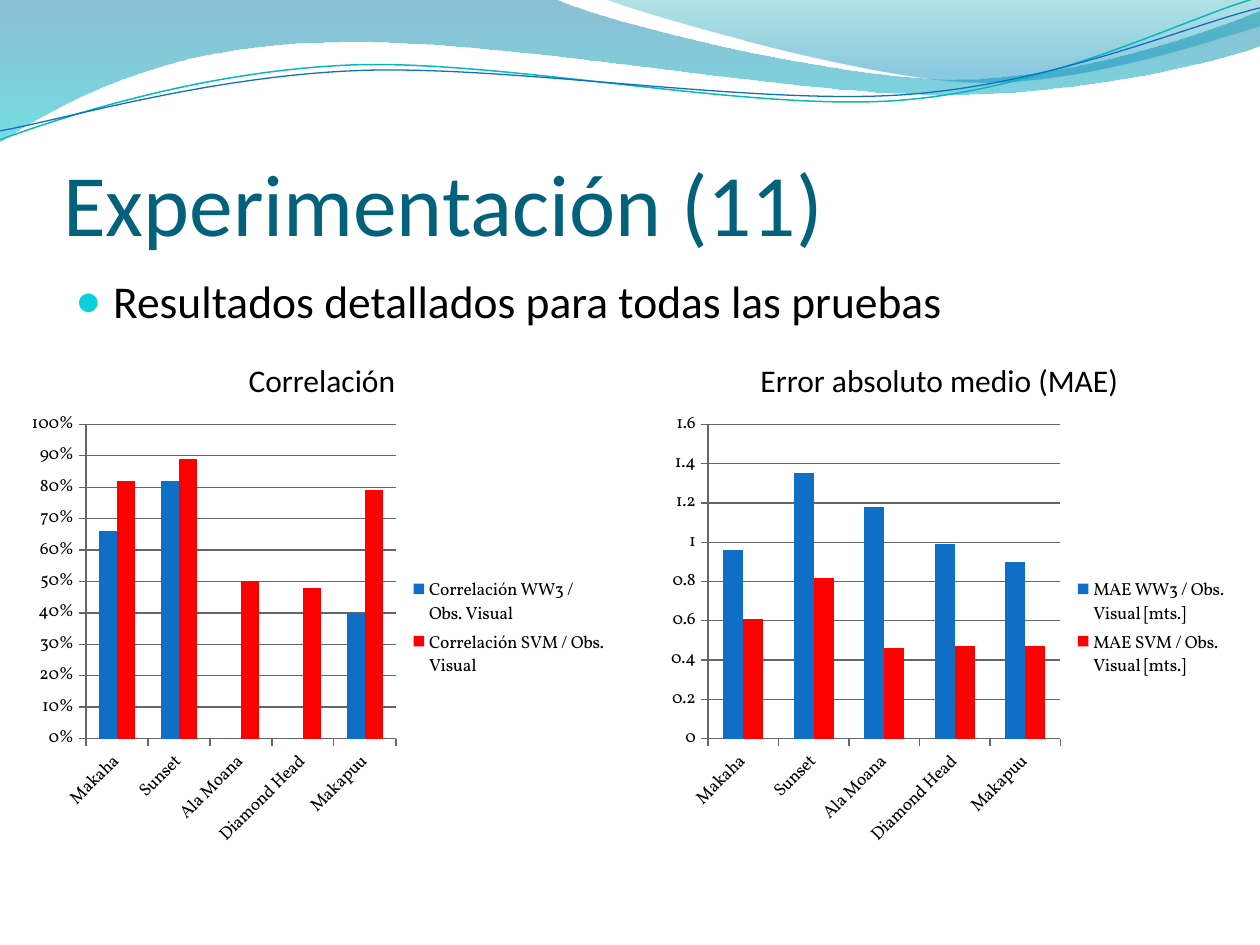
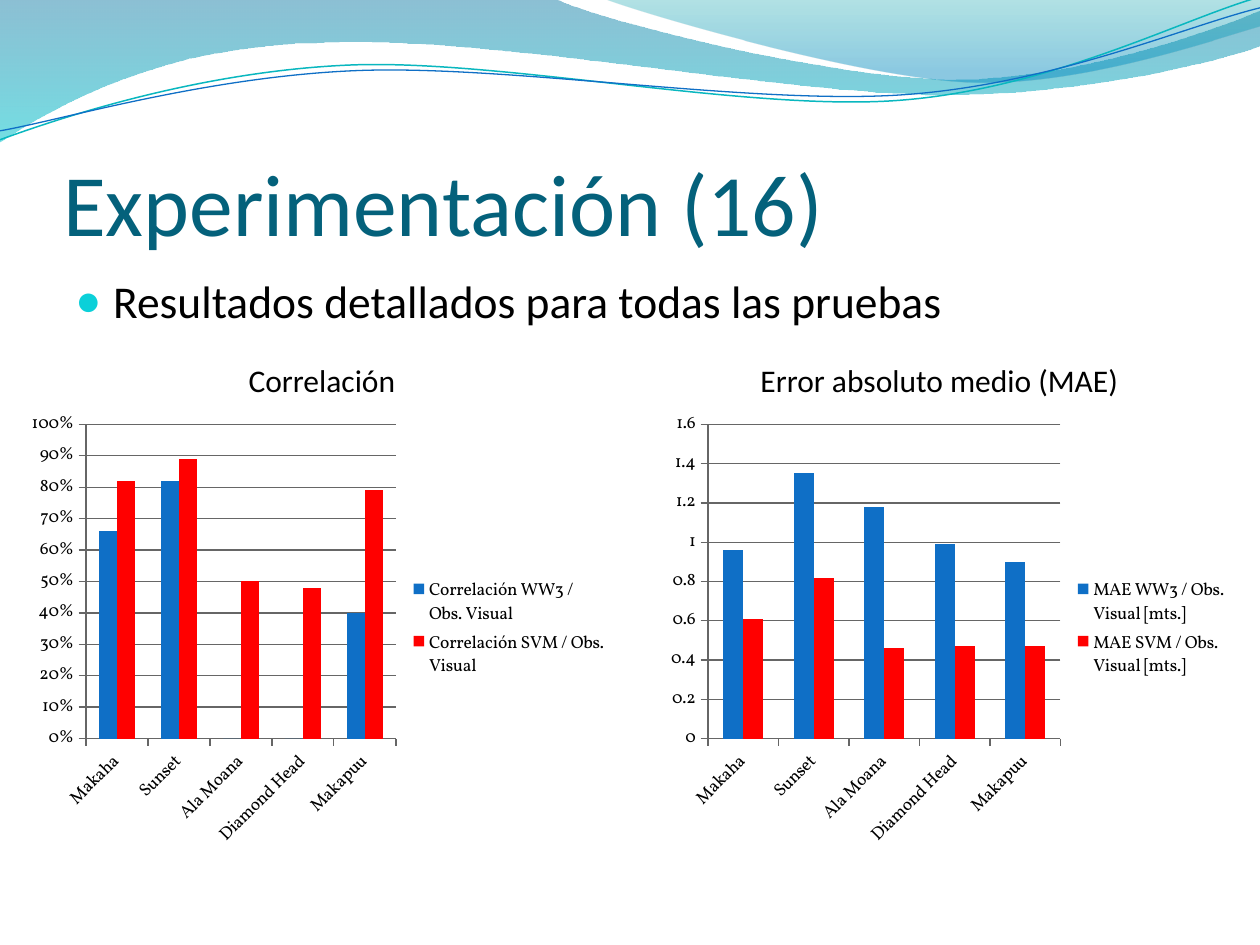
Before and after one commit to jaffadog/neuralito, a slide deck: slide 17 of neuralito/ArfGen/docs/Entregas/Informe Final/presentacion/maxi2.pptx (slide 12 before the commit). Drawn at 1260x945 pixels with LibreOffice and Linux fonts; fonts in the diff are those of the drawing; background and template pictures are left out. Boxes give left, top, right and bottom in pixels: in the first picture for what was removed or moved away, otherwise in the second. Text is boxed around its words. In the diff, an @@ line names an element or a change of style, - is before the commit and + after.

```diff
--- a/neuralito/ArfGen/docs/Entregas/Informe Final/presentacion/maxi2.pptx
+++ b/neuralito/ArfGen/docs/Entregas/Informe Final/presentacion/maxi2.pptx
@@ title at (63,172,823,250): text changed @@
-Experimentación (11)
+Experimentación (16)
```
Also in this commit, not shown: 6 other slides changed, 5 slides added.
